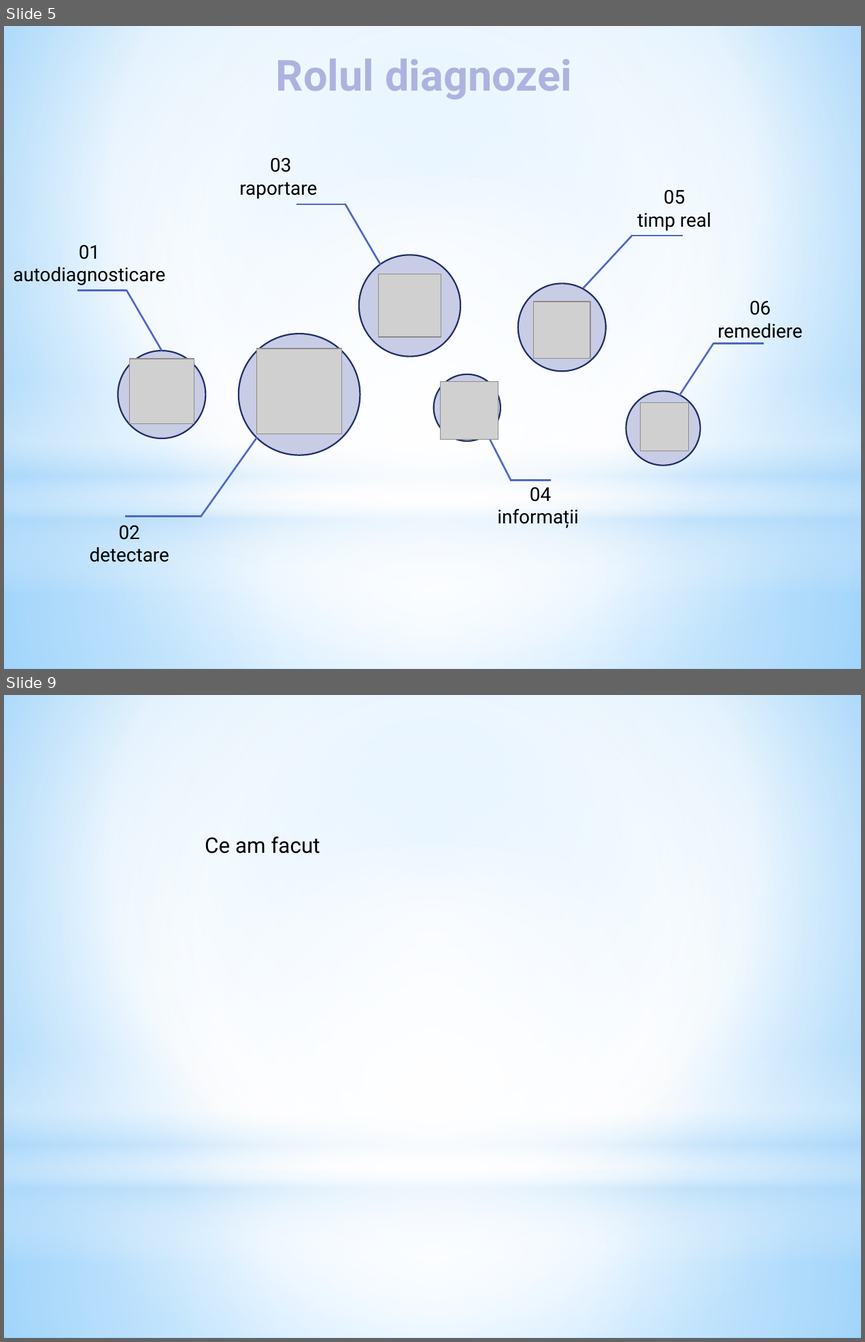
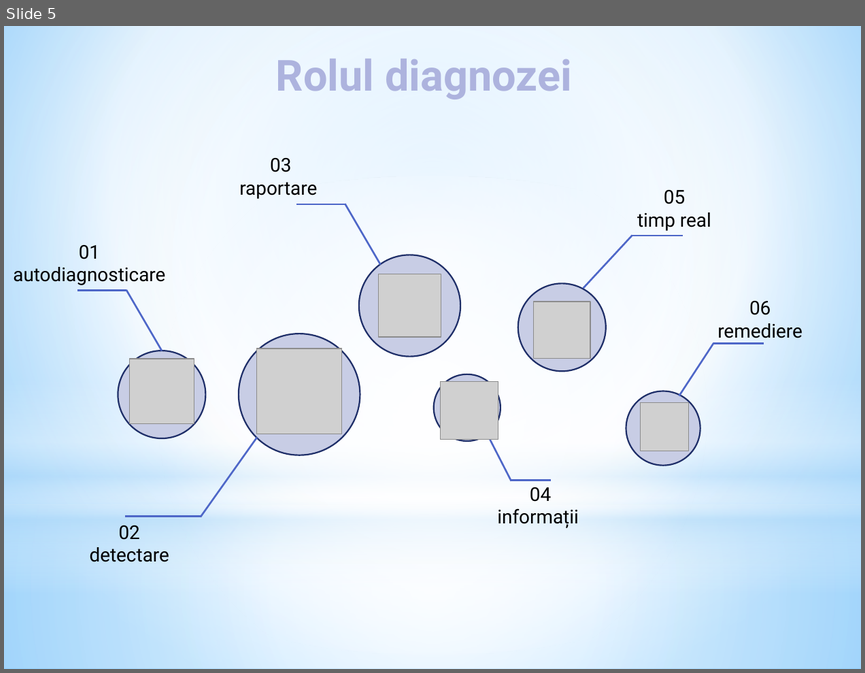
Before and after one commit to MihaiBadescu/Licenta, a slide deck: Licenta.pptx. Shown one above the other, each under a label of ours: slides 5 and 9 before the commit, slide 5 after it; the slides between them are not shown. The pictures are 865x1342 and 865x673 pixels, drawn with LibreOffice and Linux fonts; fonts in the diff are those of the drawing; grey boxes stand for pictures. Boxes give left, top, right and bottom in pixels: in the first picture for what was removed or moved away, otherwise in the second. Text is boxed around its words. In the diff, an @@ line names an element or a change of style, - is before the commit and + after.

```diff
--- a/Licenta.pptx
+++ b/Licenta.pptx
@@ slide 9 removed at box(4, 695, 861, 1338), background gradient #9ED5FF to #FFFFFF to #5BB9FF; not listed: 4 template elements that a slide beside it also shows @@
@@ text removed at box(205, 836, 320, 853) @@
-Ce am facut
```
Also in this commit, not shown: 2 slides changed, 5 slides added, 4 other slides removed.
